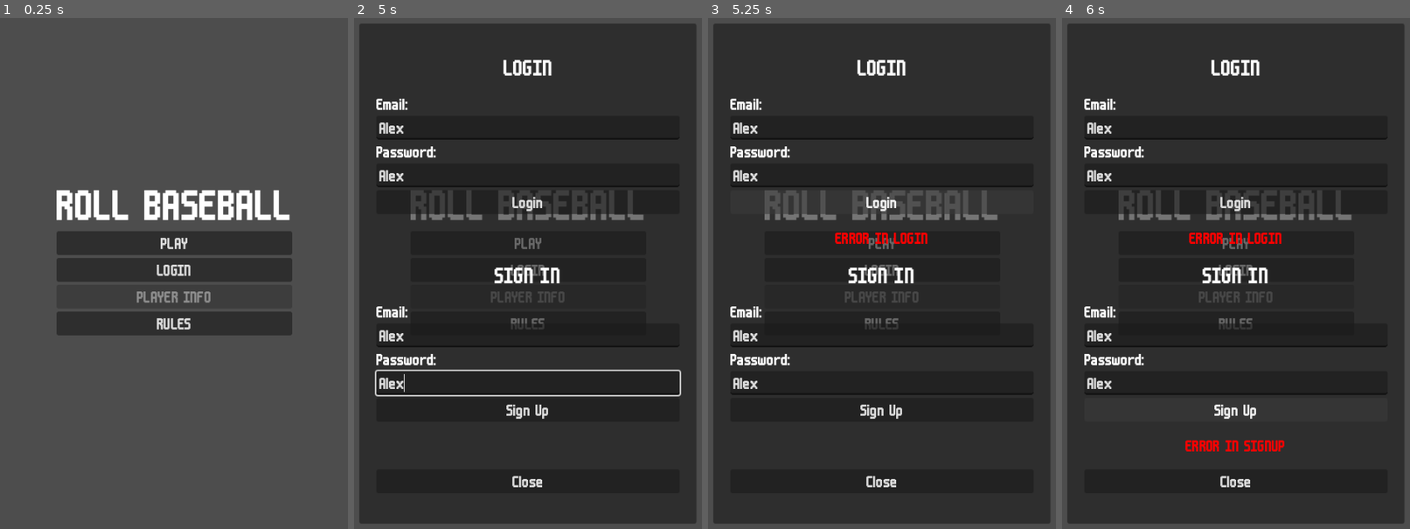
Above: before the commit, frames 1-4 (left to right).
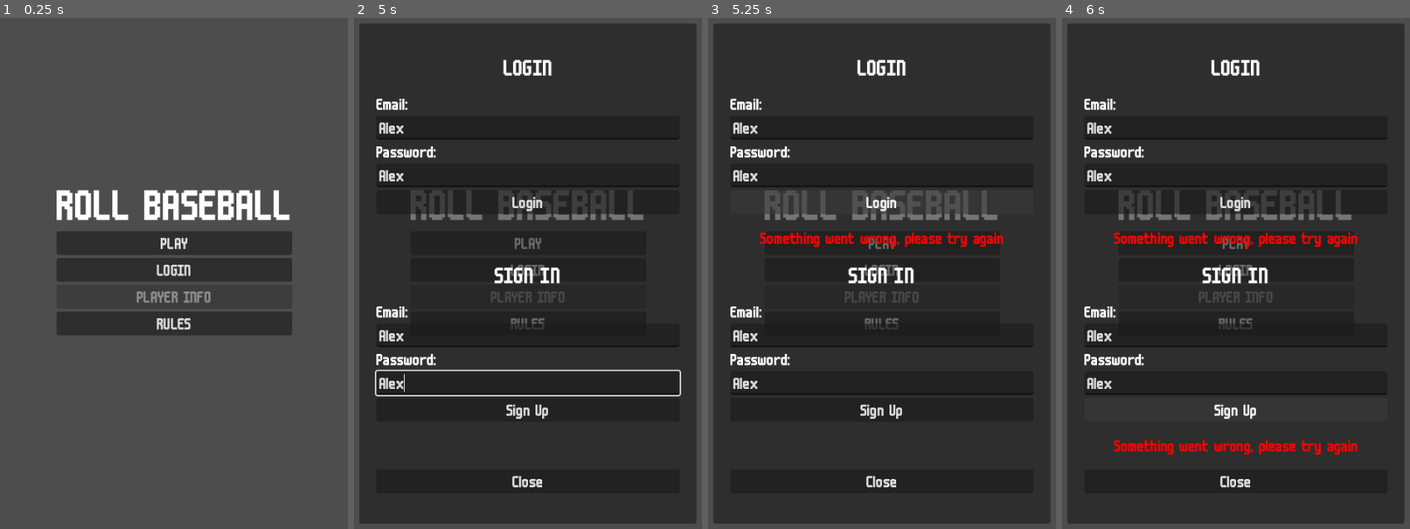
Above: after the commit, the same moments.

Repository: articrus/ROLL_BASEBALL
Game: Godot game, scene res://scenes/main_menu.tscn
Two runs of this game, one before a commit and one after it. Both use one fixed random seed, a clock stepped at 60 frames per second and the inputs below.
Inputs (mouse positions are in pixels of both pictures, inside the frame that each line leads up to):
- Up to frame 1 (0.25 s): no input
- Up to frame 2 (5 s): click "PLAY" at 0.5 s; click (528, 130) at 1.27 s; type "Alex" at 1.35 s; click (528, 176) at 1.5 s; type "Alex" at 1.58 s; click (528, 334) at 1.73 s; type "Alex" at 1.82 s; click (528, 380) at 2.02 s; type "Alex" at 2.1 s; click "PLAY" at 2.75 s; click "LOGIN" at 3.5 s; click "RULES" at 4.25 s
- Up to frame 3 (5.25 s): click "Login" at 5 s
- Up to frame 4 (6 s): click "Sign Up" at 5.75 s

Frames 1-2 are identical in both runs. In frame 3, 1.0% of the frame differs, in the area x 14-85%, y 41-45%; in frame 4, 2.1%, in the area x 14-85%, y 41-86%.

Commit message:
Minor Changes A
-Animated rolling special
-Added error printing to main menu (just a little bit more to perfect)

TODO:
-Animate a baseball
-Animate a bat
-Improve graphics
-AFTER all that, sounds

Diff:
--- a/scripts/game_rules/dice.gd
+++ b/scripts/game_rules/dice.gd
@@ -105,3 +105,10 @@
 			else:
 				result[1] = Enums.BATTING_RESULT.STRIKEOUT
 	return result
+
+# Process the rolling of the special
+static func _process_special() -> int:
+	var roll_A = _roll_d6()
+	var roll_B = _roll_d6()
+	Signalbus.update_die_faces.emit(Enums.DIE_TYPES.NORMAL, roll_A[0], Enums.DIE_TYPES.NORMAL, roll_B[0])
+	return roll_A[0] + roll_B[0]
--- a/scripts/managers/game_manager.gd
+++ b/scripts/managers/game_manager.gd
@@ -82,8 +82,11 @@
 func _steal_base() -> int:
 	var base = _furthest_occupied_base()
 	if base == -1: return 0 # Prevent stealing with no players on bases
+	var result = Dice._process_special()
+	await Signalbus.resume_processing
+	Signalbus.display_die_total.emit(result)
 	bases[base] = false
-	if Dice._roll_die(6) + Dice._roll_die(6) >= specialDC[current_inning]:
+	if result >= specialDC[current_inning]:
 		advance_one_base.emit(base)
 		if base < 2:
 			bases[base + 1] = true # Advance to next base
@@ -102,8 +105,10 @@
 func _tag_out() -> int:
 	var base = _furthest_occupied_base()
 	if base == -1: return 0 # Prevent tagging out with no players on bases
+	var result = Dice._process_special()
+	await Signalbus.resume_processing
 	bases[base] = false
-	if Dice._roll_die(6) + Dice._roll_die(6) >= specialDC[current_inning]:
+	if result >= specialDC[current_inning]:
 		strike_one_base.emit(base)
 		Signalbus.display_batting_result.emit("TAG OUT!")
 		strikeouts += 1
@@ -121,10 +126,10 @@
 
 func _special_pressed() -> void:
 	if current_inning % 2 == 0:
-		visitPointsArray[current_inning] += _tag_out()
+		visitPointsArray[current_inning] += await _tag_out()
 		_check_strikes()
 	else:
-		homePointsArray[current_inning] += _steal_base()
+		homePointsArray[current_inning] += await _steal_base()
 		_check_strikes()
 	_toggle_special_buttons()
 	Signalbus.update_points.emit(homePointsArray, visitPointsArray)
--- a/scripts/ui/player_ui.gd
+++ b/scripts/ui/player_ui.gd
@@ -93,7 +93,6 @@
 	Signalbus.display_batting_result.connect(_display_result)
 	Signalbus.display_die_total.connect(_display_die_total)
 	Signalbus.update_inning_info.connect(_update_dc_info)
-	# Temporary display results
 	Signalbus.update_inning.connect(_update_inning)
 
 func _on_die_table_buton_pressed() -> void:
--- a/scripts/ui/roll_box.gd
+++ b/scripts/ui/roll_box.gd
@@ -65,6 +65,7 @@
 			roll = randi_range(1, 8)
 			die.texture = d8Textures[roll]
 
+# Animate the dice rolling, taking the die and result to assign the apropriate face
 func _display_die_results(leftDie: Enums.DIE_TYPES, leftResult: int, rightDie: Enums.DIE_TYPES, rightResult: int) -> void:
 	_animate_die(left_die, leftDie)
 	await _animate_die(right_die, rightDie).finished
--- a/scripts/ui/user_login.gd
+++ b/scripts/ui/user_login.gd
@@ -18,7 +18,7 @@
 		var profile = await AuthenticationManager._load_profile()
 		Signalbus.user_login.emit()
 	else:
-		_set_warning_text("ERROR IN LOGIN", true)
+		_process_error(result, true)
 
 # Attempts to register the user to a new account
 func _sign_up_user(email: String, password: String) -> void:
@@ -26,10 +26,10 @@
 		return # If signup info failed don't execute next steps
 	var result = await AuthenticationManager._sign_up(email, password)
 	if result.ok:
-		print("Account created successfully!")
+		_set_warning_text("Email confirmation sent!", false)
 		Signalbus.user_login.emit()
 	else:
-		_set_warning_text("ERROR IN SIGNUP", false)
+		_process_error(result, false)
 
 # Verfifies the entered information
 func _verify_info(email: String, password: String, isLogin: bool) -> bool:
@@ -38,6 +38,18 @@
 		_set_warning_text("Please fill out both fields", isLogin)
 		return false
 	return true
+
+# Processes the error generated from logging in
+func _process_error(result: Dictionary, isLogin: bool) -> void:
+	var rawError = result.get("error", "")
+	var toDisplay = "Something went wrong, please try again"
+	if "Invalid login credentials" in rawError:
+		toDisplay = "Incorrect email or password"
+	elif "Email not confirmed" in rawError:
+		toDisplay = "Please confirm your email"
+	elif "missing email" in rawError:
+		toDisplay = "Please enter your email"
+	_set_warning_text(toDisplay, isLogin)
 
 # Sets the warning text, for invalid login/sign up attempts
 func _set_warning_text(warning: String, isLogin: bool) -> void:
